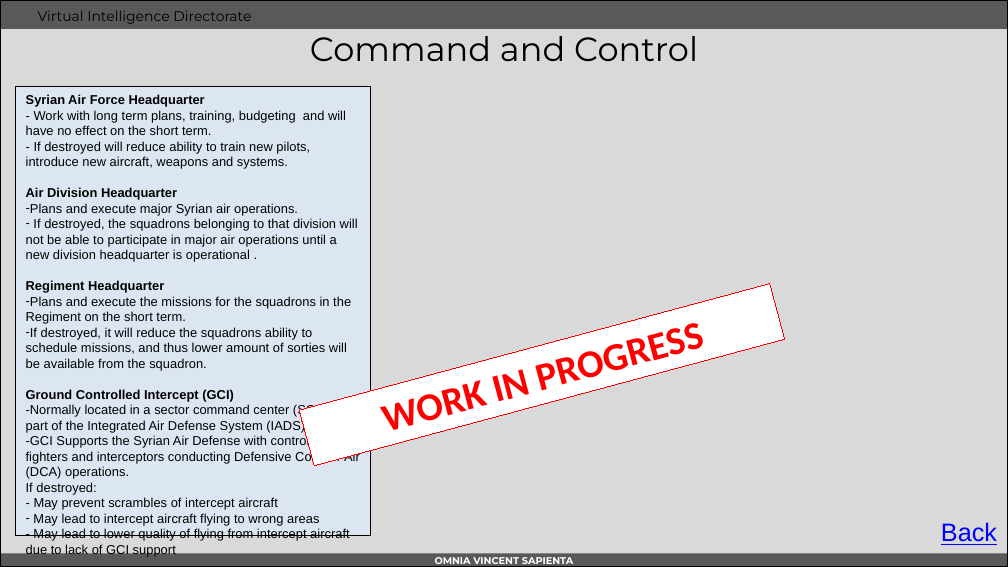
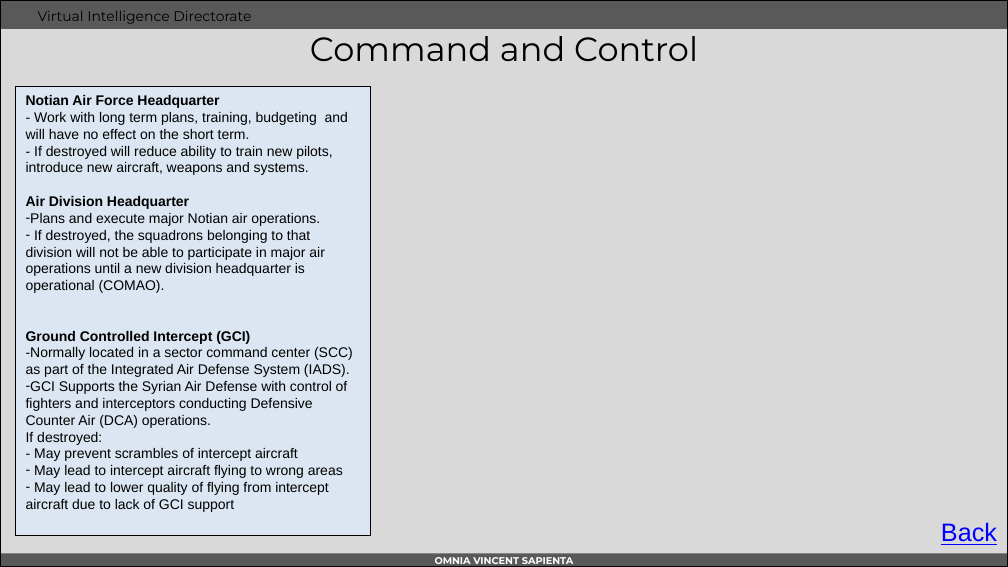
Before and after one commit to 132nd-vWing/OPAT-background, a slide deck: slide 12 of INTEL/VID/WIP/INTREP VID OPAC-001 - Enemy Air Assets in Notia and Kambiland.pptx (slide 11 before the commit). Drawn at 1008x567 pixels with LibreOffice and Linux fonts; fonts in the diff are those of the drawing; background and template pictures are left out. Boxes give left, top, right and bottom in pixels: in the first picture for what was removed or moved away, otherwise in the second. Text is boxed around its words. In the diff, an @@ line names an element or a change of style, - is before the commit and + after.

Commit message:
chg: Added 4 targets (Air Division HQs) to OPAC.miz, JTL, OPAC DPIs for CF, updated introductionary brief, updated DPIs for target folder, continued work on OPAC_VID_INTREP-002 Notian Air Assets

```diff
--- a/INTEL/VID/WIP/INTREP VID OPAC-001 - Enemy Air Assets in Notia and Kambiland.pptx
+++ b/INTEL/VID/WIP/INTREP VID OPAC-001 - Enemy Air Assets in Notia and Kambiland.pptx
@@ text in rectangle at (26, 95, 219, 108): text changed; size 9.2 to 10 pt @@
-Syrian Air Force Headquarter
+Notian Air Force Headquarter
@@ text in rectangle at (26, 112, 353, 512): size 9.2 to 10 pt in "- Work with long term plans, training, ...", "- If destroyed will reduce ability to ...", "Air Division Headquarter", "Ground Controlled Intercept (GCI)" and 6 more places @@
@@ text in rectangle at (26, 213, 325, 293): text changed; size 9.2 to 10 pt @@
-– Plans and execute major Syrian air operations.
-– If destroyed, the squadrons belonging to that division will not be able to participate in major air operations until a new division headquarter is operational .
-Regiment Headquarter
-– Plans and execute the missions for the squadrons in the Regiment on the short term.
-– If destroyed, it will reduce the squadrons ability to schedule missions, and thus lower amount of sorties will be available from the squadron.
+– Plans and execute major Notian air operations.
+– If destroyed, the squadrons belonging to that division will not be able to participate in major air operations until a new division headquarter is operational (COMAO).
@@ rectangle removed at (299, 284, 784, 465) @@
-WORK IN PROGRESS
```
Also in this commit, not shown: 2 other slides changed, 1 slide added, 7 other files.
